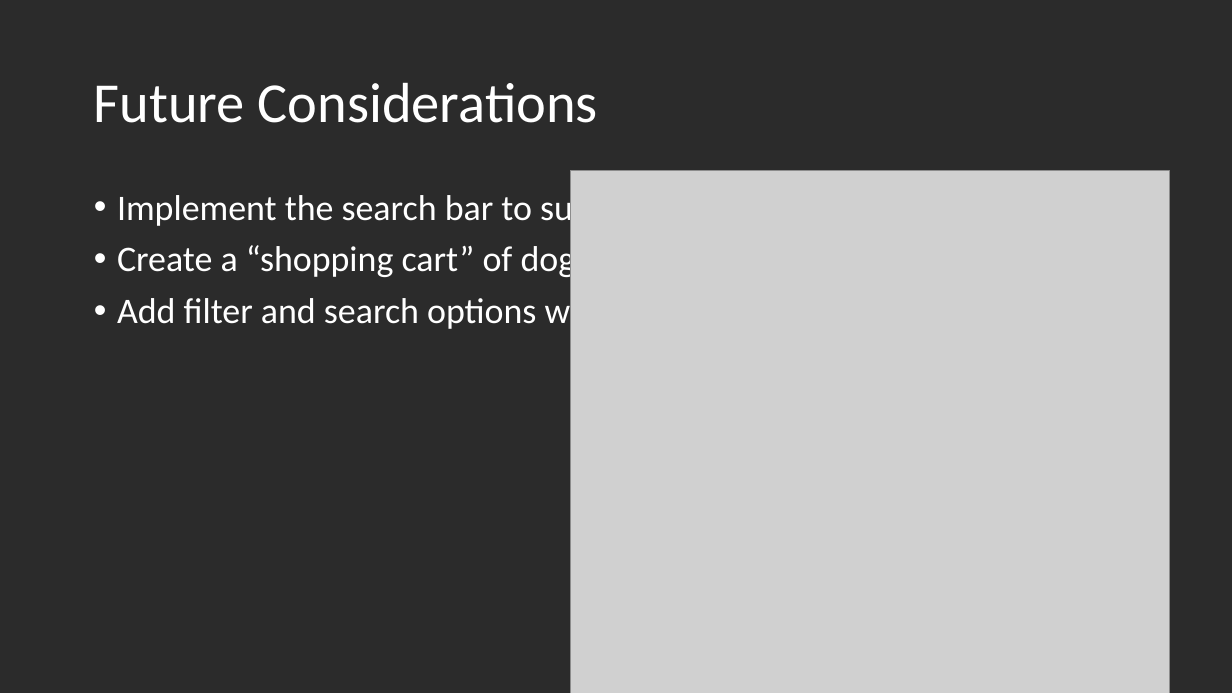
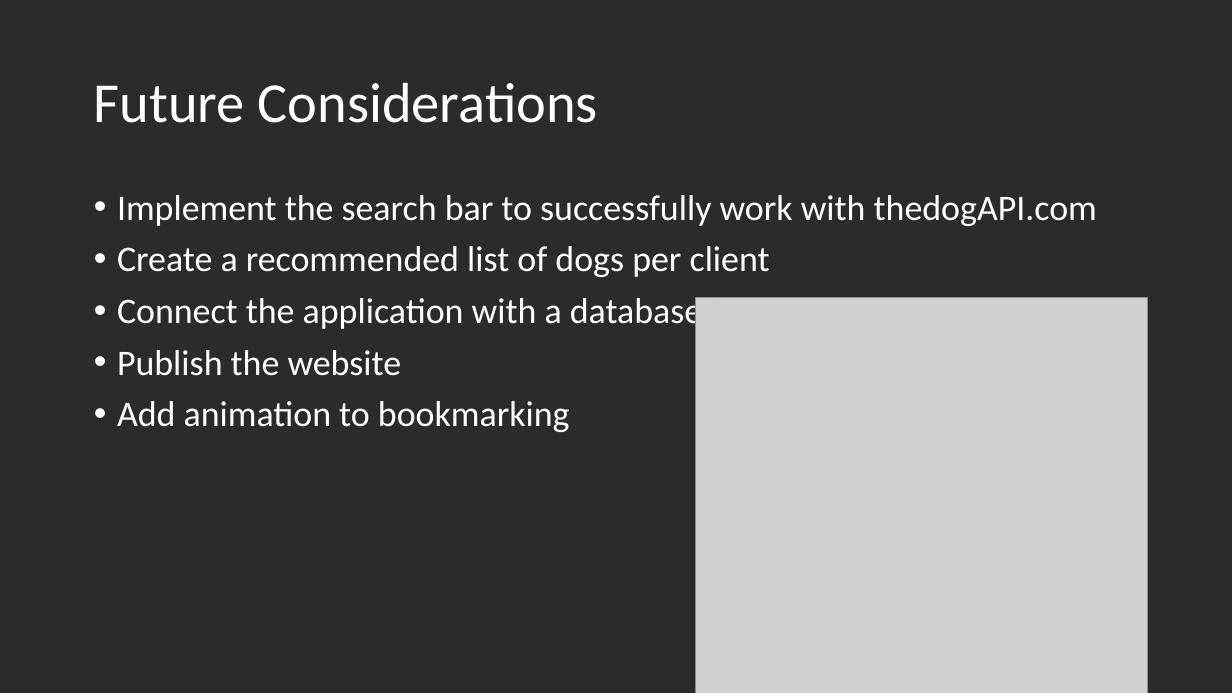
Before and after one commit to jacintomendoza/Dog-webpage, a slide deck: slide 7 of Presentation.pptx (slide 6 before the commit). Drawn at 1232x693 pixels with LibreOffice and Linux fonts; fonts in the diff are those of the drawing; grey boxes stand for pictures; background and template pictures are left out; a plain dark background stands for a picture behind light text. Boxes give left, top, right and bottom in pixels: in the first picture for what was removed or moved away, otherwise in the second. Text is boxed around its words. In the diff, an @@ line names an element or a change of style, - is before the commit and + after.

Commit message:
filter complete

```diff
--- a/Presentation.pptx
+++ b/Presentation.pptx
@@ text at <box>117,246,877,432</box>: text changed @@
-• Create a “shopping cart” of dogs
-• Add filter and search options w/API
+• Create a recommended list of dogs per client
+• Connect the application with a database (MongoDB)
+• Publish the website
+• Add animation to bookmarking
@@ picture: place and size @@
-picture at <box>570,171,1170,693</box>
+picture at <box>695,298,1147,693</box>
```
Also in this commit, not shown: 1 slide added, 1 other file.
